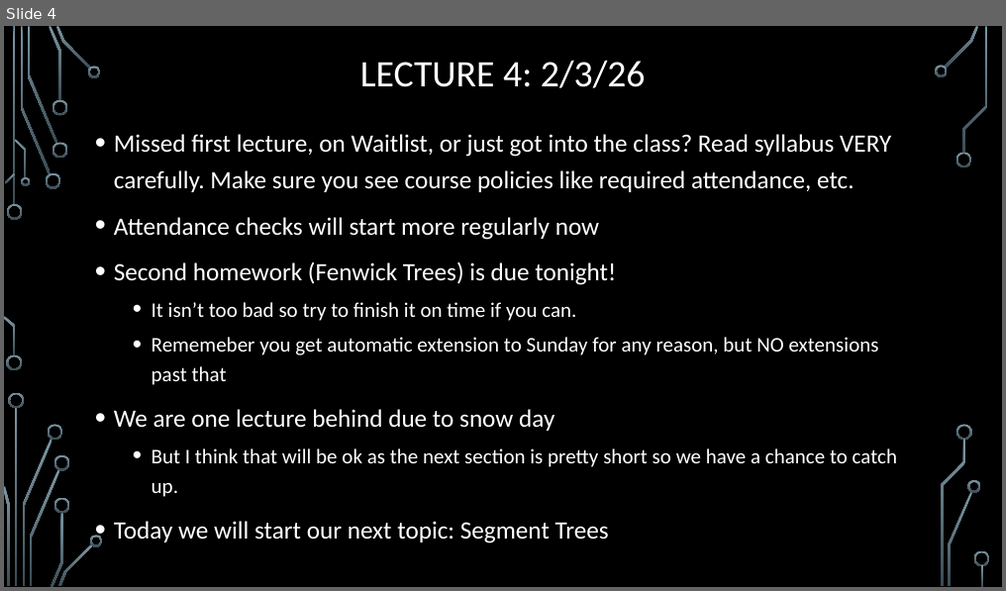
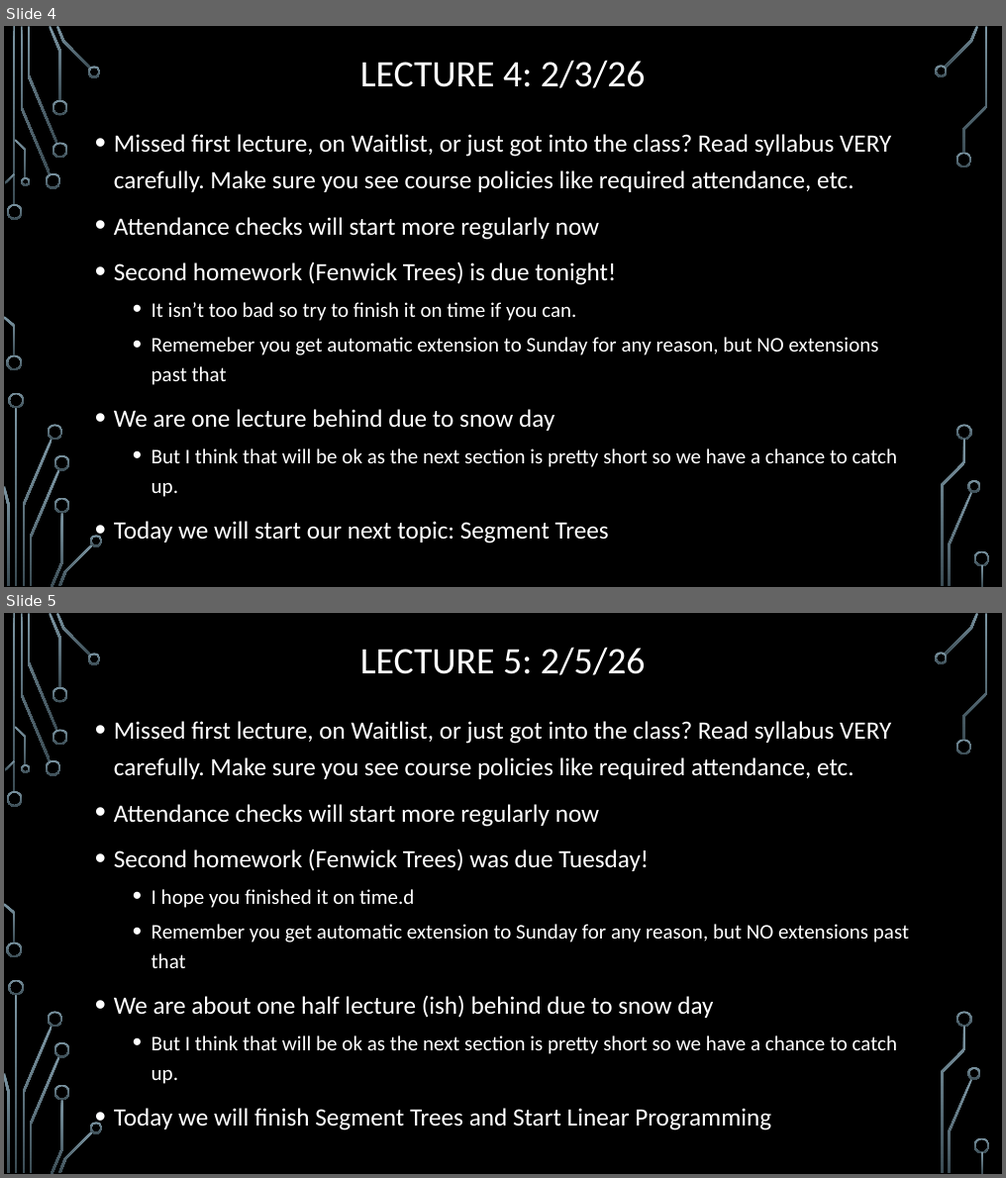
Before and after one commit to markfloryan/advAlgo, a slide deck: slides/00-DailyAnnouncements.pptx. Shown one above the other, each under a label of ours: slide 4 before the commit, slides 4 and 5 after it. The pictures are 1006x591 and 1006x1178 pixels, drawn with LibreOffice and Linux fonts; fonts in the diff are those of the drawing; background and template pictures are left out. Boxes give left, top, right and bottom in pixels: in the first picture for what was removed or moved away, otherwise in the second. Text is boxed around its words. In the diff, an @@ line names an element or a change of style, - is before the commit and + after.

Commit message:
announcements

```diff
--- a/slides/00-DailyAnnouncements.pptx
+++ b/slides/00-DailyAnnouncements.pptx
@@ slide 5 added at [4,613,1002,1174], background picture (left out); not listed: 36 template elements that a slide beside it also shows @@
@@ title added at [360,647,646,675], 36 pt, text #FFFFFF @@
+LECTURE 5: 2/5/26
@@ text added at [114,721,909,1131], 24 pt, text #FFFFFF @@
+• Missed first lecture, on Waitlist, or just got into the class? Read syllabus VERY carefully. Make sure you see course policies like required attendance, etc.
+• Attendance checks will start more regularly now
+• Second homework (Fenwick Trees) was due Tuesday!
+  • I hope you finished it on time.d
+  • Remember you get automatic extension to Sunday for any reason, but NO extensions past that
+• We are about one half lecture (ish) behind due to snow day
+  • But I think that will be ok as the next section is pretty short so we have a chance to catch up.
+• Today we will finish Segment Trees and Start Linear Programming
```
